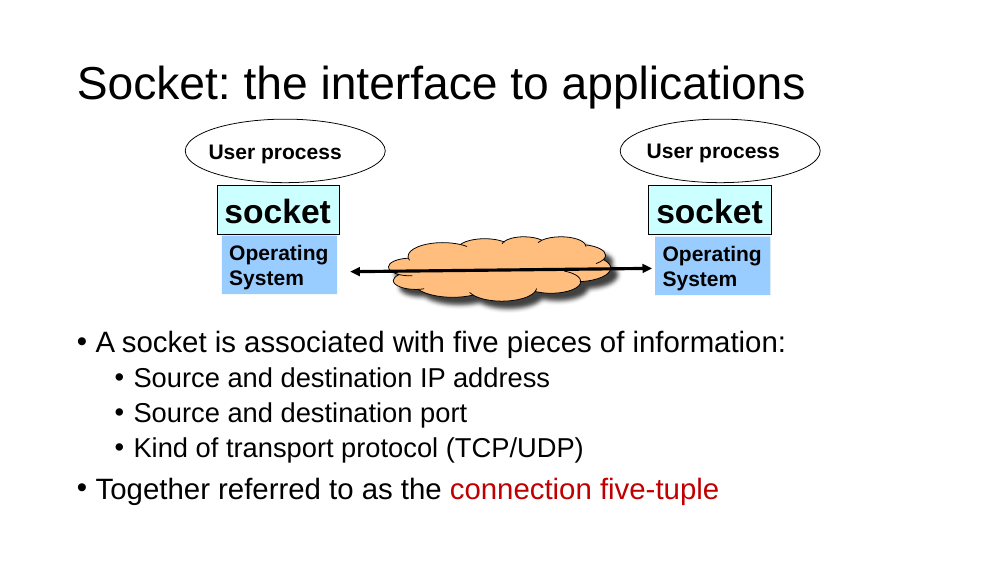
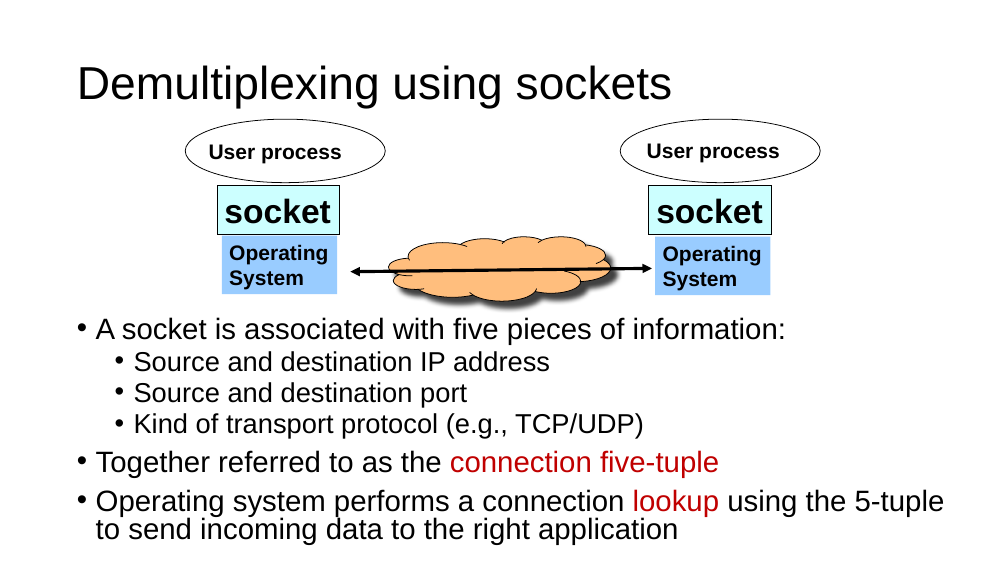
Before and after one commit to ngsrinivas/coursegen, a slide deck: slide 8 of ex/552-F20/staging/552-F20/lectures/06-endpoint.pptx (slide 10 before the commit). Drawn at 1008x567 pixels with LibreOffice and Linux fonts; fonts in the diff are those of the drawing. Boxes give left, top, right and bottom in pixels: in the first picture for what was removed or moved away, otherwise in the second. Text is boxed around its words. In the diff, an @@ line names an element or a change of style, - is before the commit and + after.

```diff
--- a/ex/552-F20/staging/552-F20/lectures/06-endpoint.pptx
+++ b/ex/552-F20/staging/552-F20/lectures/06-endpoint.pptx
@@ title at [77,65,673,109]: text changed @@
-Socket: the interface to applications
+Demultiplexing using sockets
@@ text at [96,317,786,478]: line spacing 0.9 to 0.8 @@
@@ text at [134,413,644,438]: text changed @@
-  • Kind of transport protocol (TCP/UDP)
+  • Kind of transport protocol (e.g., TCP/UDP)
@@ text at [96,489,945,545]: paragraph added @@
+• Operating system performs a connection lookup using the 5-tuple to send incoming data to the right application
```
Also in this commit, not shown: 8 other slides changed, 1 slide removed, 3 other files.
